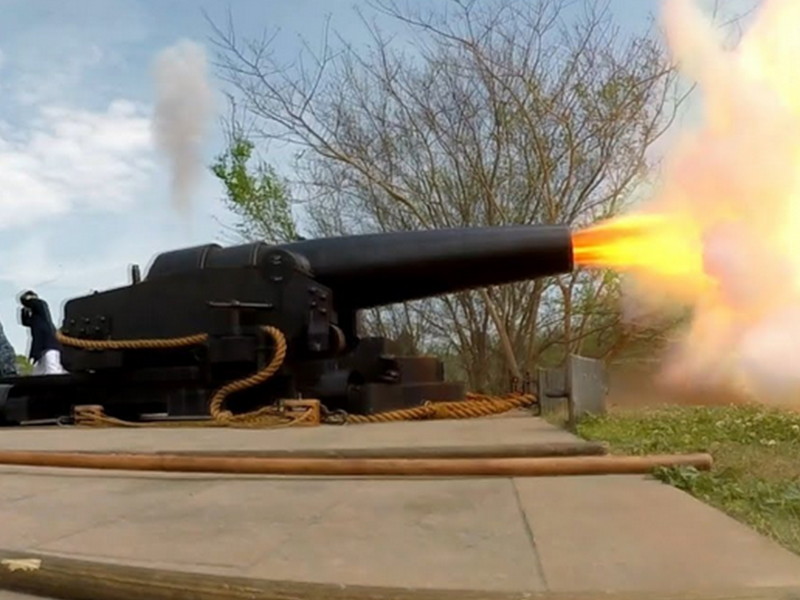
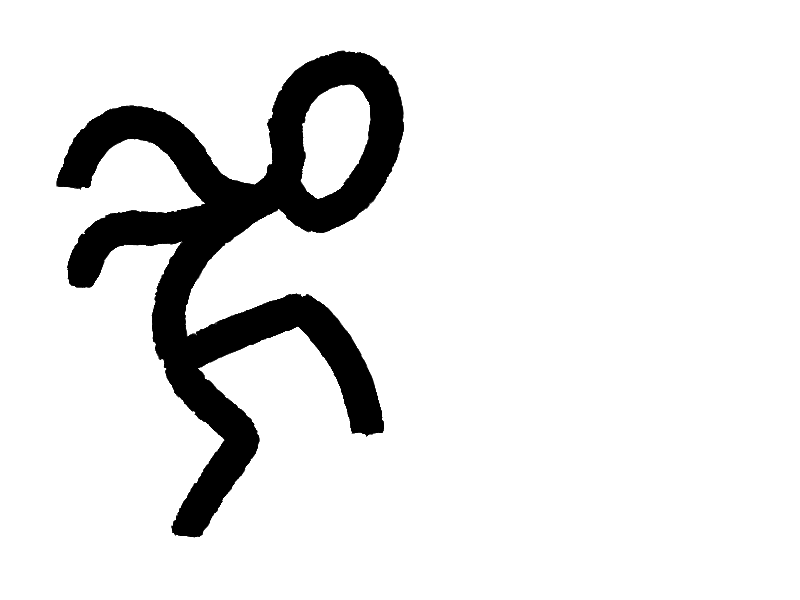
Layers edited between the first and the second 800x600 image:
added layer "kevinAttack" above "johnAttack" over [0, 0, 800, 600]
added layer "johnAttack" above "cannonballFire" over [0, 0, 800, 600]
hid "cannonballFire" over [0, 0, 800, 600]
